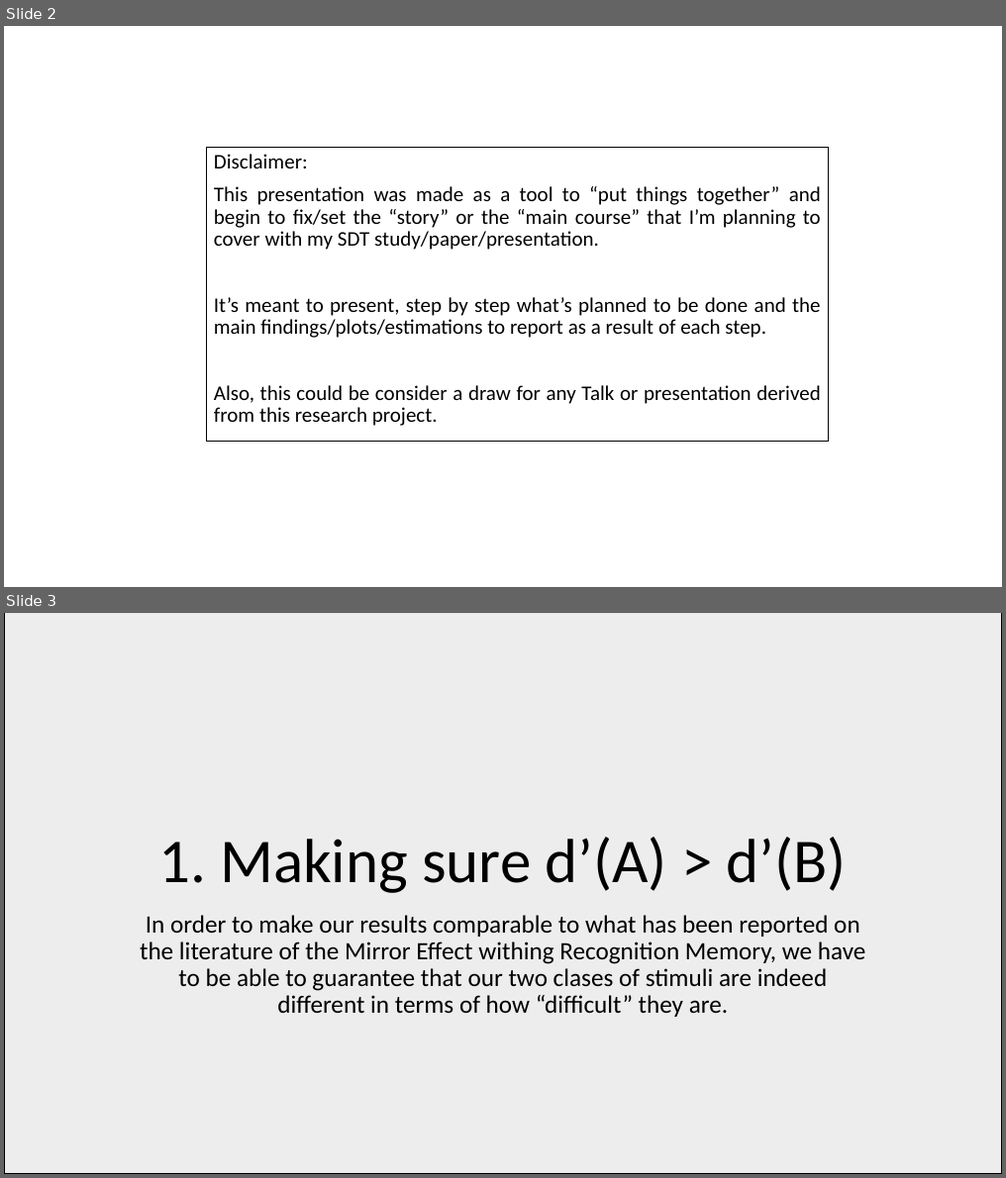
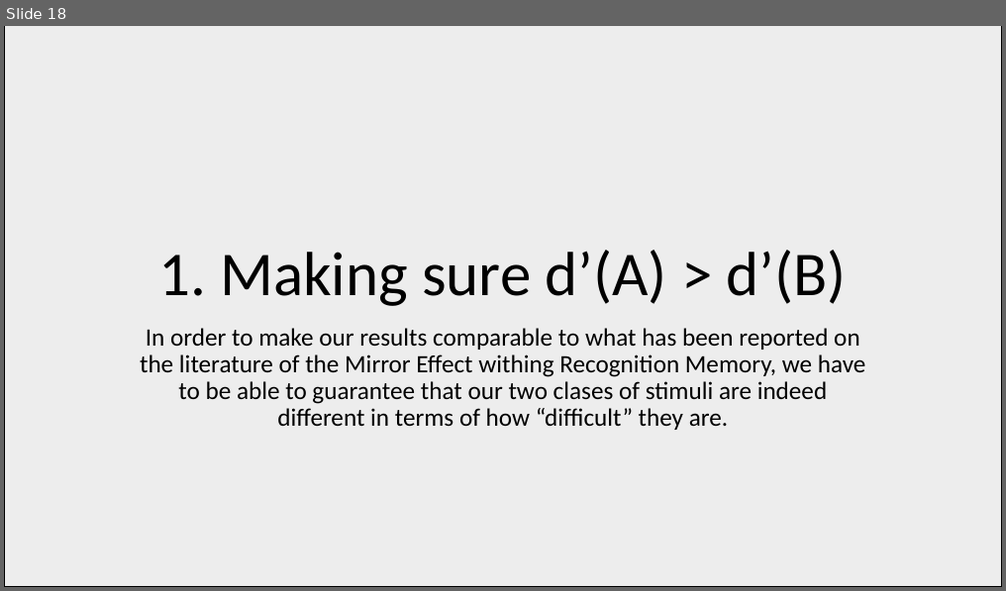
Before and after one commit to Adrifelcha/afchavez-019, a slide deck: MichaelLee/SDT Mirror Effect/Paper 1/BayesianSDTmodeling_Overview.pptx. Shown one above the other, each under a label of ours: slides 2 and 3 before the commit, slide 18 after it. The pictures are 1006x1178 and 1006x591 pixels, drawn with LibreOffice and Linux fonts; fonts in the diff are those of the drawing. Boxes give left, top, right and bottom in pixels: in the first picture for what was removed or moved away, otherwise in the second. Text is boxed around its words. In the diff, an @@ line names an element or a change of style, - is before the commit and + after.

```diff
--- a/MichaelLee/SDT Mirror Effect/Paper 1/BayesianSDTmodeling_Overview.pptx
+++ b/MichaelLee/SDT Mirror Effect/Paper 1/BayesianSDTmodeling_Overview.pptx
@@ slide 2 removed at (4,26,1002,587), background #FFFFFF @@
@@ text removed at (206,148,829,442) @@
-Disclaimer:
-This presentation was made as a tool to “put things together” and begin to fix/set the “story” or the “main course” that I’m planning to cover with my SDT study/paper/presentation.
-It’s meant to present, step by step what’s planned to be done and the main findings/plots/estimations to report as a result of each step.
-Also, this could be consider a draw for any Talk or presentation derived from this research project.
@@ what was slide 3 is now slide 18 @@
```
Also in this commit, not shown: 1 slide changed, 16 slides added, 4 other files.
